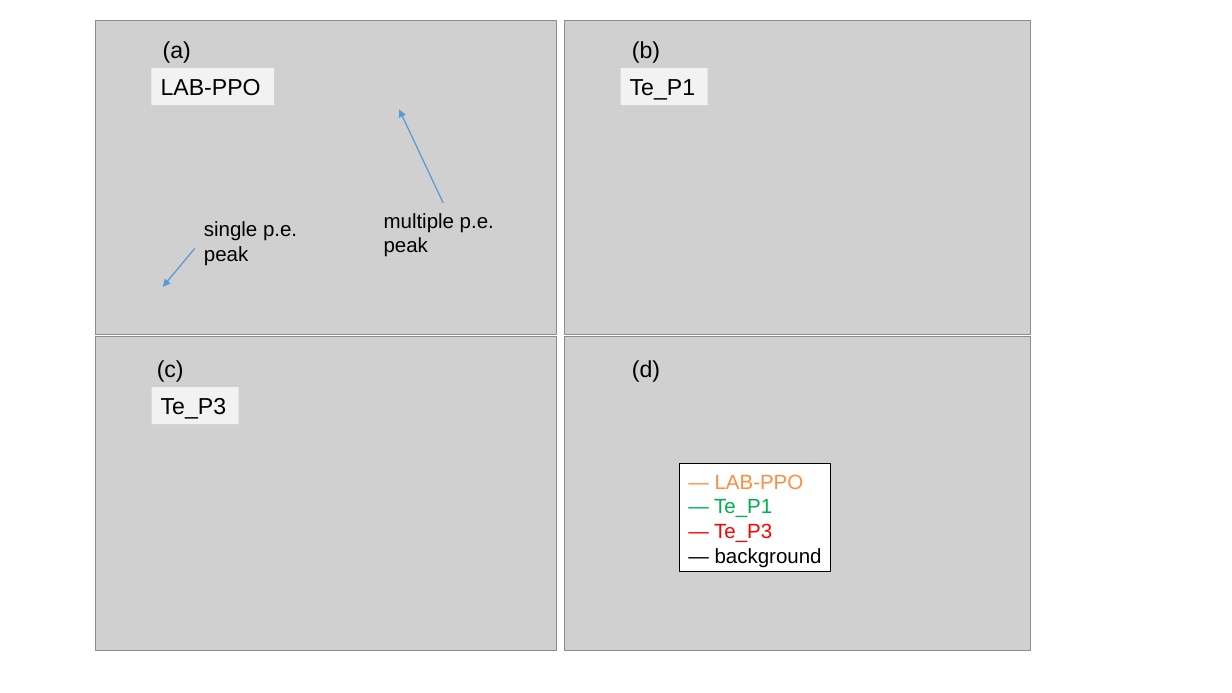
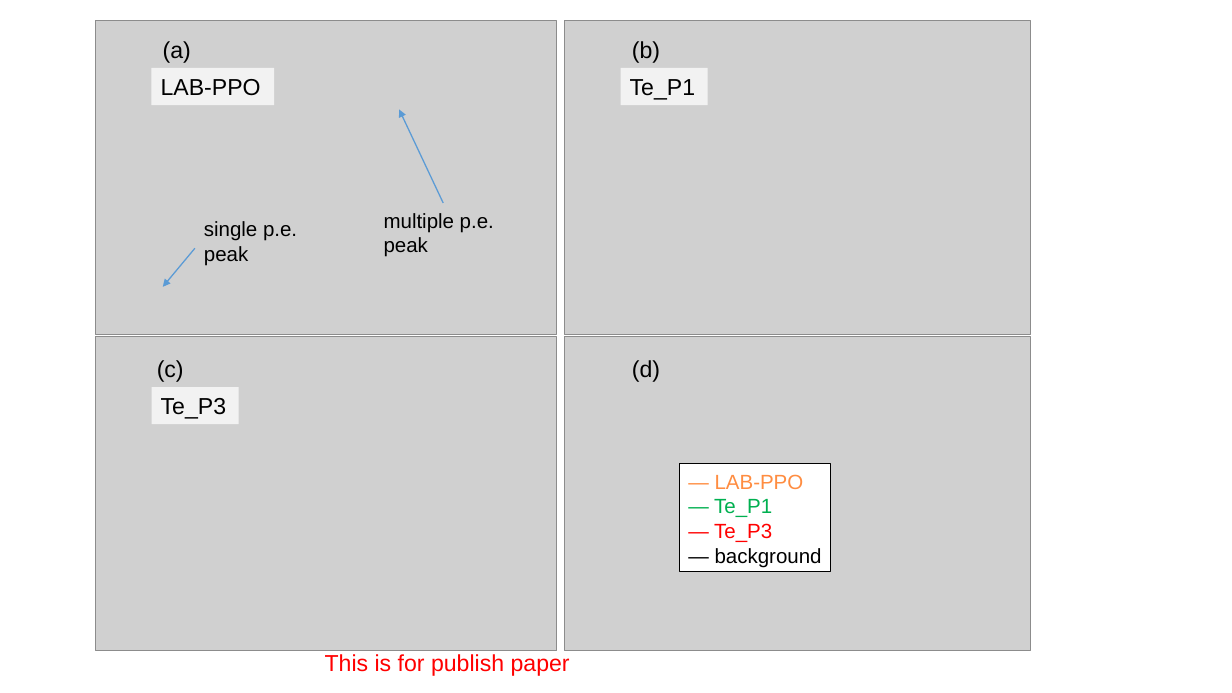
Before and after one commit to jhualberta/thesis, a slide deck: slide 22 of thesisPlots1.ppt (slide 21 before the commit). Drawn at 1232x693 pixels with LibreOffice and Linux fonts; fonts in the diff are those of the drawing; grey boxes stand for pictures. Boxes give left, top, right and bottom in pixels: in the first picture for what was removed or moved away, otherwise in the second. Text is boxed around its words. In the diff, an @@ line names an element or a change of style, - is before the commit and + after.

```diff
--- a/thesisPlots1.ppt
+++ b/thesisPlots1.ppt
@@ text added at box(325, 654, 570, 676), 18 pt, text #FF0000 @@
+This is for publish paper
```
Also in this commit, not shown: 2 slides added, 1 slide removed, 19 other files.
